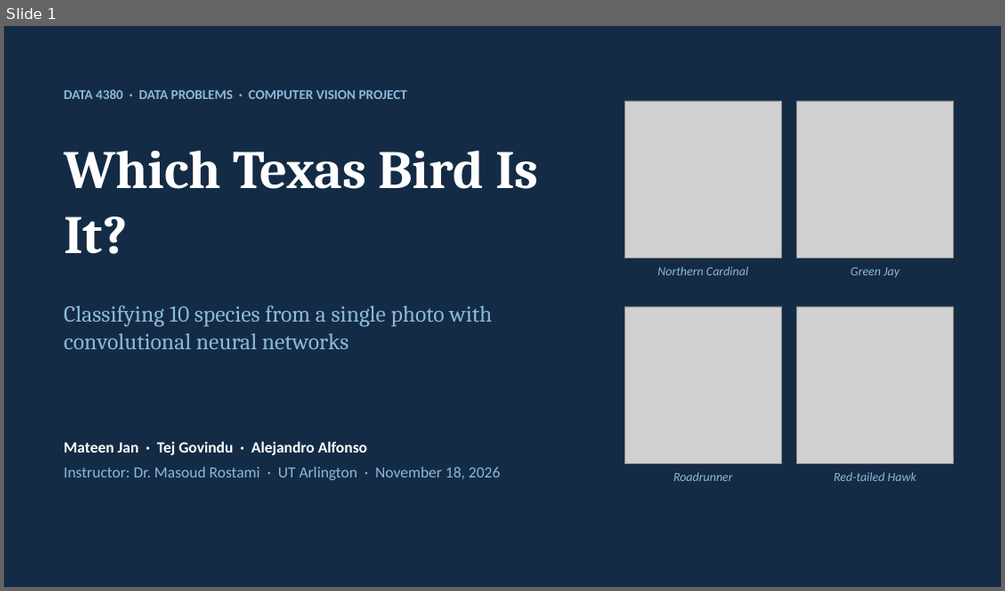
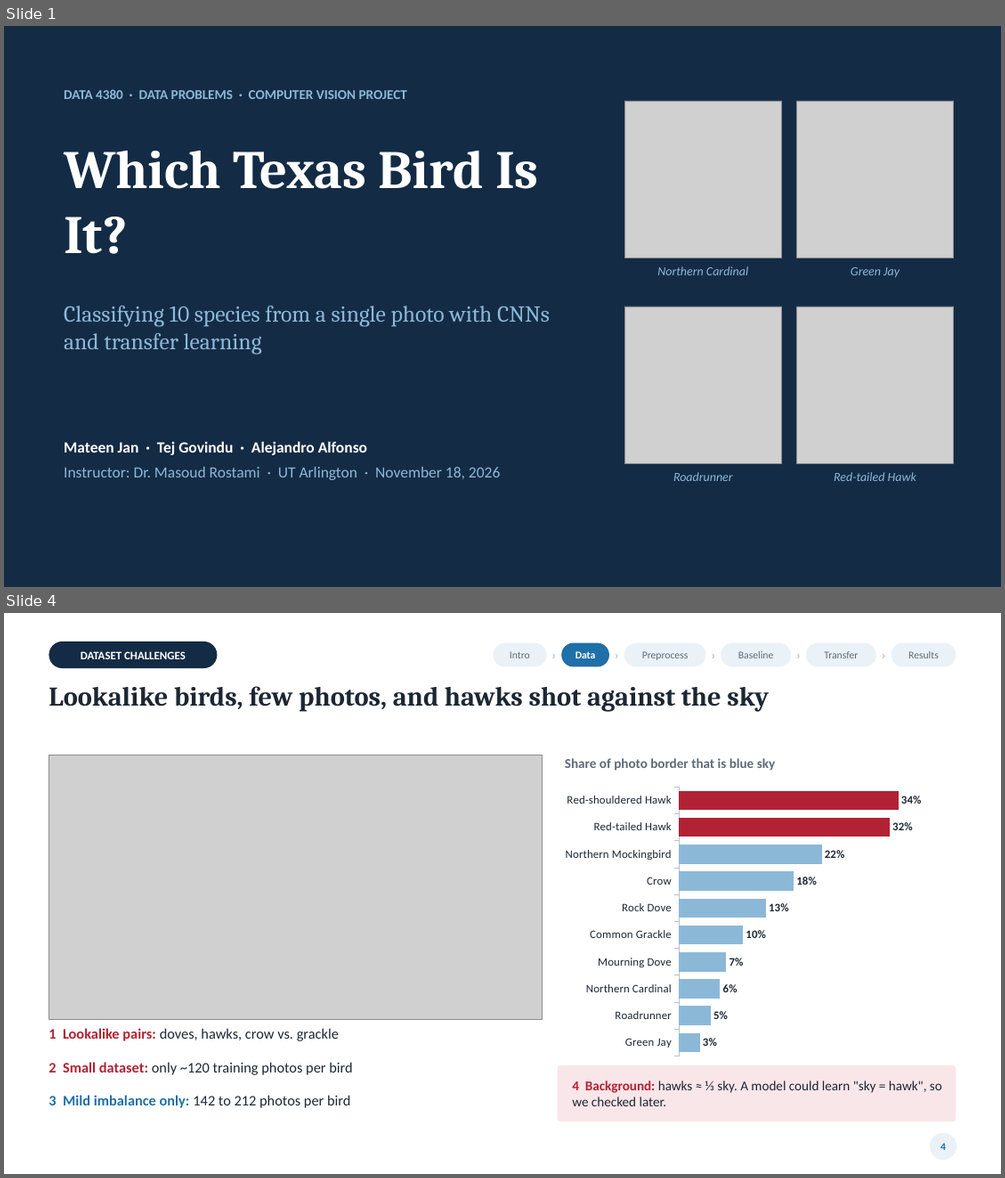
Before and after one commit to Mateen1367/BIRDS-PROJECT, a slide deck: reports/WhichTexasBird_Presentation.pptx. Shown one above the other, each under a label of ours: slide 1 before the commit, slides 1 and 4 after it; the slides between them are not shown. The pictures are 1005x591 and 1005x1178 pixels, drawn with LibreOffice and Linux fonts; fonts in the diff are those of the drawing; grey boxes stand for pictures. Boxes give left, top, right and bottom in pixels: in the first picture for what was removed or moved away, otherwise in the second. Text is boxed around its words. In the diff, an @@ line names an element or a change of style, - is before the commit and + after.

```diff
--- a/reports/WhichTexasBird_Presentation.pptx
+++ b/reports/WhichTexasBird_Presentation.pptx
@@ slide 4 added at (x1=4, y1=613, x2=1001, y2=1174), background #FFFFFF @@
@@ rounded rectangle added at (x1=48, y1=641, x2=217, y2=668), fill #142B45, 11 pt, text #FFFFFF, bold @@
+DATASET CHALLENGES
@@ rounded rectangle added at (x1=493, y1=643, x2=546, y2=666), fill #EAF2F8, 10 pt, text #5E6B78 @@
+Intro
@@ text added at (x1=548, y1=643, x2=559, y2=666), 12 pt, text #B8C2CC, bold @@
+›
@@ rounded rectangle added at (x1=562, y1=643, x2=610, y2=666), fill #1F6FA8, 10 pt, text #FFFFFF, bold @@
+Data
@@ text added at (x1=611, y1=643, x2=623, y2=666), 12 pt, text #B8C2CC, bold @@
+›
@@ rounded rectangle added at (x1=624, y1=643, x2=705, y2=666), fill #EAF2F8, 10 pt, text #5E6B78 @@
+Preprocess
@@ text added at (x1=707, y1=643, x2=719, y2=666), 12 pt, text #B8C2CC, bold @@
+›
@@ rounded rectangle added at (x1=721, y1=643, x2=792, y2=666), fill #EAF2F8, 10 pt, text #5E6B78 @@
+Baseline
@@ text added at (x1=793, y1=643, x2=804, y2=666), 12 pt, text #B8C2CC, bold @@
+›
@@ rounded rectangle added at (x1=806, y1=643, x2=876, y2=666), fill #EAF2F8, 10 pt, text #5E6B78 @@
+Transfer
@@ text added at (x1=878, y1=643, x2=890, y2=666), 12 pt, text #B8C2CC, bold @@
+›
@@ rounded rectangle added at (x1=891, y1=643, x2=956, y2=666), fill #EAF2F8, 10 pt, text #5E6B78 @@
+Results
@@ text added at (x1=48, y1=686, x2=769, y2=711), 26 pt, text #1D2733, bold @@
+Lookalike birds, few photos, and hawks shot against the sky
@@ picture added at (x1=48, y1=755, x2=542, y2=1019) @@
@@ text added at (x1=565, y1=758, x2=775, y2=771), 13 pt, text #5E6B78, bold @@
+Share of photo border that is blue sky
@@ bar chart added at (x1=558, y1=781, x2=961, y2=1062) @@
+categories: Red-shouldered Hawk, Red-tailed Hawk, Northern Mockingbird, Crow, Rock Dove, Common Grackle, Mourning Dove, Northern Cardinal, Roadrunner, Green Jay
+Series 1: 0.34, 0.32, -, -, -, -, -, -, -, -
+Series 2: -, -, 0.22, 0.18, 0.13, 0.1, 0.07, 0.06, 0.05, 0.03
@@ text added at (x1=48, y1=1028, x2=339, y2=1041), 14 pt, text #1D2733 @@
+1 Lookalike pairs: doves, hawks, crow vs. grackle
@@ text added at (x1=48, y1=1062, x2=352, y2=1075), 14 pt, text #1D2733 @@
+2 Small dataset: only ~120 training photos per bird
@@ rounded rectangle added at (x1=558, y1=1065, x2=956, y2=1121), fill #F9E6E8 @@
@@ text added at (x1=572, y1=1080, x2=942, y2=1106), 13 pt, text #1D2733 @@
+4 Background: hawks ≈ ⅓ sky. A model could learn "sky = hawk", so we checked later.
@@ text added at (x1=48, y1=1094, x2=350, y2=1108), 14 pt, text #1D2733 @@
+3 Mild imbalance only: 142 to 212 photos per bird
@@ ellipse added at (x1=930, y1=1133, x2=956, y2=1159), fill #EAF2F8, 10 pt, text #1F6FA8, bold @@
+4
@@ slide 1 changed as well @@
@@ text at (x1=64, y1=305, x2=550, y2=354): text changed @@
-Classifying 10 species from a single photo with convolutional neural networks
+Classifying 10 species from a single photo with CNNs and transfer learning
```
Also in this commit, not shown: 3 other slides changed, 13 other slides added, 18 slides removed, 16 other files.
